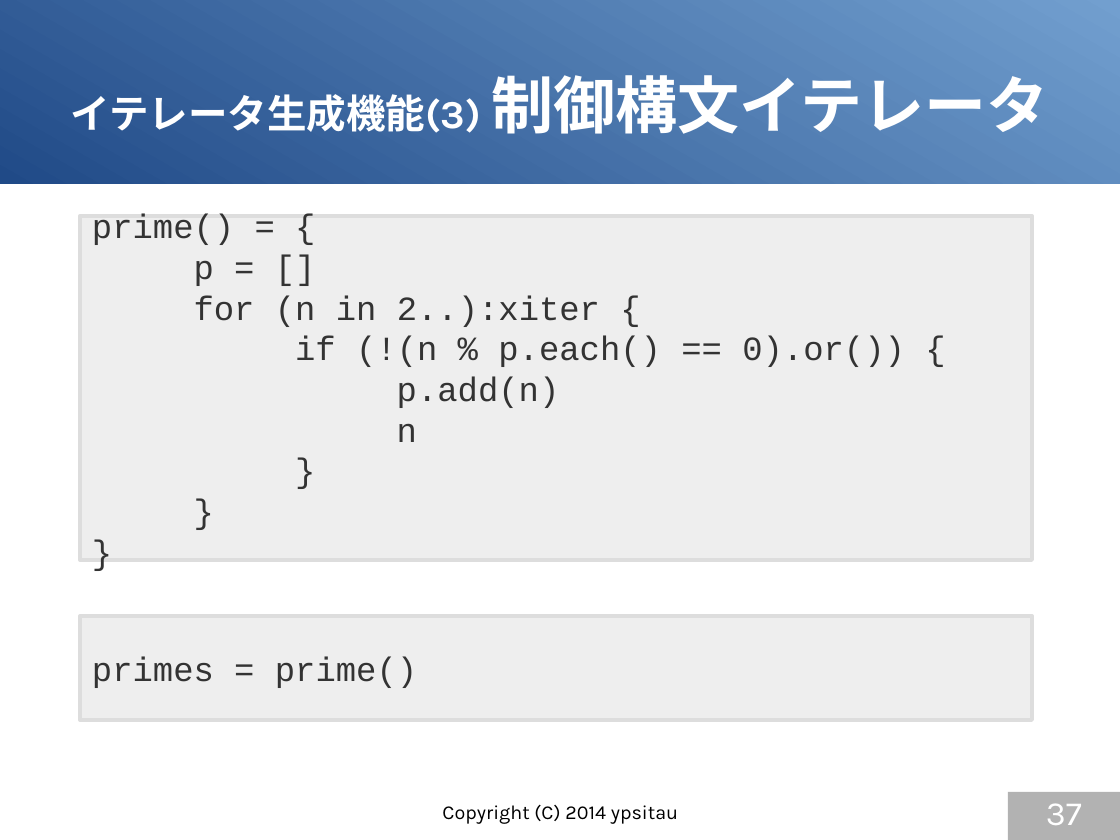
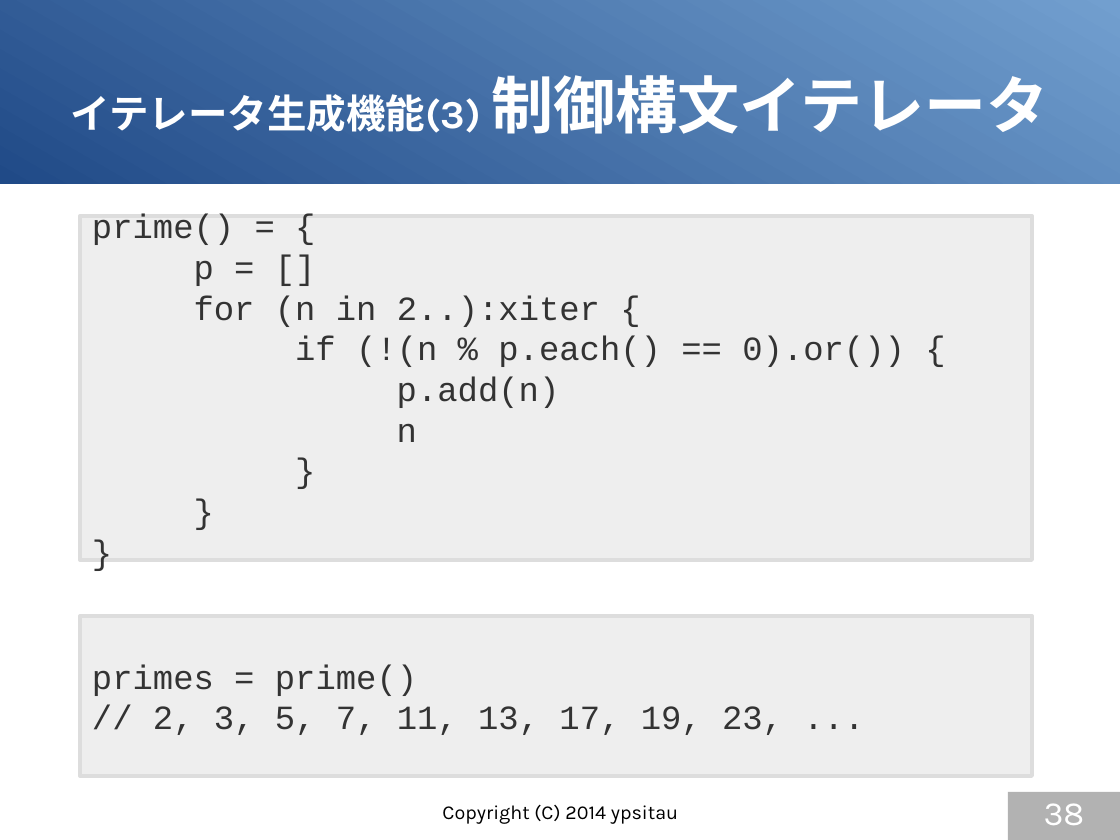
Before and after one commit to gura-lang/gura-doc, a slide deck: slide 38 of presentation/gura-introduction.odp (slide 37 before the commit). Drawn at 1120x840 pixels with LibreOffice and Linux fonts; fonts in the diff are those of the drawing. Boxes give left, top, right and bottom in pixels: in the first picture for what was removed or moved away, otherwise in the second. Text is boxed around its words. In the diff, an @@ line names an element or a change of style, - is before the commit and + after.

```diff
--- a/presentation/gura-introduction.odp
+++ b/presentation/gura-introduction.odp
@@ rectangle "primes = prime()": place and size @@
-rectangle "primes = prime()" at [80, 616, 1033, 720]
+rectangle "primes = prime()" at [80, 616, 1033, 775]
@@ text in rectangle at [153, 706, 783, 735]: paragraph added @@
+// 2, 3, 5, 7, 11, 13, 17, 19, 23, ...
@@ page number at [1044, 803, 1085, 825]: text changed @@
-37
+38
```
Also in this commit, not shown: 3 other slides changed, 1 slide added, 1 slide removed.
